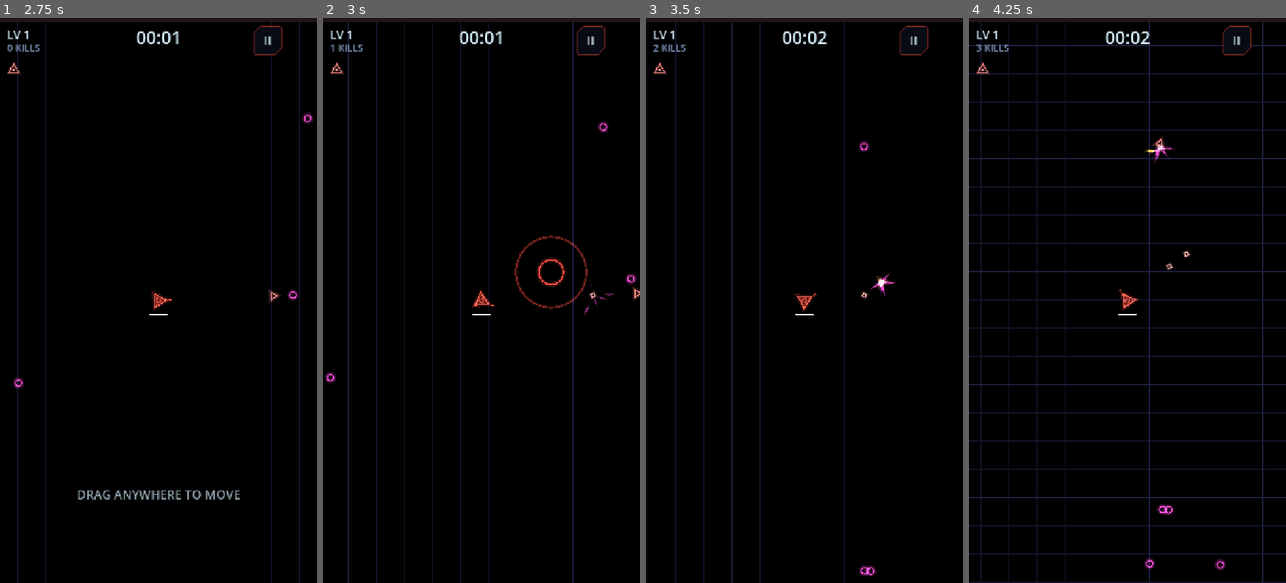
Above: before the commit, frames 1-4 (left to right).
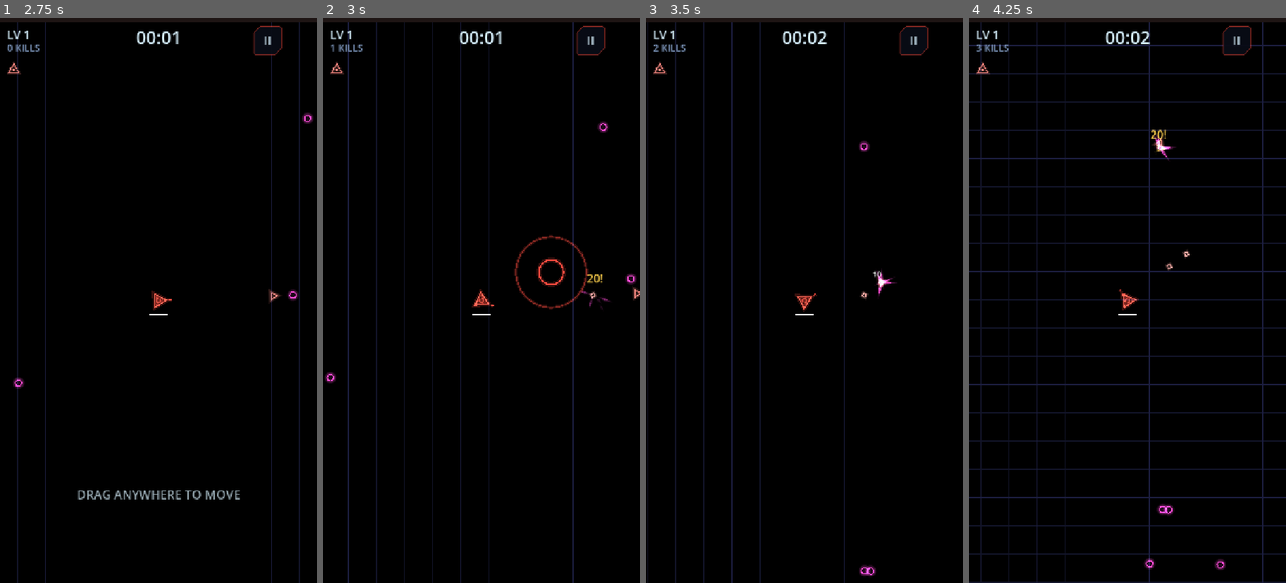
Above: after the commit, the same moments.

Repository: ganbay/geom-survivors
Game: Godot game, scene res://scenes/main.tscn
Same seed, same stepped clock (60 frames per second), same inputs: the game is played once before the commit and once after it.
Inputs (mouse positions are in pixels of both pictures, inside the frame that each line leads up to):
- Up to frame 1 (2.75 s): click "PLAY" at 0.5 s; click "II" at 1.25 s; click "RESUME" at 2 s
- Up to frame 2 (3 s): move the mouse to (551, 272) at 2.77 s; hold Right (ui_right) from 2.78 s (still down); click (551, 272) at 2.92 s
- Up to frame 3 (3.5 s): keep holding Right (ui_right)
- Up to frame 4 (4.25 s): release Right (ui_right) at 3.5 s; drag from (1064, 328) to (1111, 413) at 3.52 s

Frame 1 is identical in both runs. In frame 2, 0.1% of the frame differs, in the area x 80-92%, y 45-53%; in frame 3, 0.1%; in frame 4, 0.2%, in the area x 54-66%, y 19-26%.

Commit message:
Damage numbers, staggered Detonation, exact Tide sweep, base buffs
- Floating damage numbers per hit (gold and larger for crits), with a
  settings toggle.
- Detonation sparks go off 0.12s apart, each aimed when it fires.
- Tide resolves hits before every turn and plays every pass in a long
  frame, so a fast ring cannot skip enemies.
- Pulse Ring base damage 10; Rods base length 117px.
- Test bot quits when the game scene fails to load.

Diff:
--- a/src/core/build.gd
+++ b/src/core/build.gd
@@ -192,7 +192,7 @@
 	var en := game.enemies
 	if was_crit and sum.has("crit_arc"):
 		game.queue_arc(en.px[j], en.py[j], en.uid[j], amount * stat("crit_arc"))
-	en.hit(j, amount, push_x, push_y, source)
+	en.hit(j, amount, push_x, push_y, source, was_crit)
 	return was_crit
 
 
--- a/src/core/enemies.gd
+++ b/src/core/enemies.gd
@@ -646,7 +646,7 @@
 # ------------------------------------------------------------------ damage
 
 ## Returns damage actually dealt.
-func hit(i: int, amount: float, push_x: float, push_y: float, source: String) -> float:
+func hit(i: int, amount: float, push_x: float, push_y: float, source: String, crit := false) -> float:
 	if dead[i]:
 		return 0.0
 	var t := typ[i]
@@ -657,6 +657,7 @@
 		a = minf(a, t_cap[t])
 	hp[i] -= a
 	flash[i] = 0.09
+	game.fx.number(px[i], py[i] - t_radius[t] - 6.0, a, crit)
 	var m := t_mass[t]
 	kx[i] += push_x / m
 	ky[i] += push_y / m
--- a/src/core/fx.gd
+++ b/src/core/fx.gd
@@ -1,8 +1,11 @@
 class_name Fx
 extends Node2D
-## Particles (batched streaks), expanding rings, beams/arcs and screen shake.
+## Particles (batched streaks), expanding rings, beams/arcs, damage numbers and screen shake.
 
 const MAX_PARTICLES := 500
+const MAX_NUMBERS := 70
+const NUMBER_LIFE := 0.6
+const NUMBER_RISE := 46.0  # px per second
 
 var game: Game
 var batch: ShapeBatch
@@ -20,6 +23,11 @@
 # lines: [PackedVector2Array, color, life, max_life, width]
 var lines: Array = []
 
+# damage numbers: [x, y, text, crit, life]
+var numbers: Array = []
+var show_numbers := true
+var font: Font
+
 var shake_amount := 0.0
 var shake_offset := Vector2.ZERO
 var particle_budget := 1.0  # lowered on slow devices
@@ -28,6 +36,8 @@
 func setup(g: Game) -> void:
 	game = g
 	material = Shapes.get_add_material()
+	show_numbers = Save.get_setting("damage_numbers", true)
+	font = UI.theme().default_font if UI.theme().default_font else ThemeDB.fallback_font
 	batch = ShapeBatch.new().setup(Shapes.streak_mesh(), 256)
 	add_child(batch)
 	for arr in ["x", "y", "vx", "vy", "life", "max_life"]:
@@ -66,6 +76,19 @@
 	for k in 2:
 		var a := randf() * TAU
 		particle(px, py, cos(a) * 300.0, sin(a) * 300.0, 0.15, Balance.C_GOLD)
+
+
+## Floating damage number over a hit. Crits are bigger and gold. When the screen is full of numbers,
+## normal hits are dropped and a crit takes the oldest number's place.
+func number(px: float, py: float, amount: float, crit: bool) -> void:
+	if not show_numbers:
+		return
+	if numbers.size() >= MAX_NUMBERS:
+		if not crit:
+			return
+		numbers.pop_front()
+	var text := str(maxi(1, roundi(amount)))
+	numbers.append([px + randf_range(-10.0, 10.0), py + randf_range(-6.0, 6.0), text + "!" if crit else text, crit, NUMBER_LIFE])
 
 
 func ring(px: float, py: float, radius: float, c: Color, l: float, width := 3.0) -> void:
@@ -115,6 +138,12 @@
 		lines[k][2] -= delta
 		if lines[k][2] <= 0.0:
 			lines.remove_at(k)
+	for k in range(numbers.size() - 1, -1, -1):
+		var num: Array = numbers[k]
+		num[4] -= delta
+		num[1] -= NUMBER_RISE * delta
+		if num[4] <= 0.0:
+			numbers.remove_at(k)
 	if shake_amount > 0.1:
 		shake_offset = Vector2(randf_range(-1, 1), randf_range(-1, 1)) * shake_amount
 		shake_amount *= exp(-12.0 * delta)
@@ -144,3 +173,9 @@
 		var f: float = l[2] / l[3]
 		var c: Color = l[1]
 		Shapes.draw_neon_polyline(self, l[0], Color(c, f), l[4] * (0.4 + f * 0.6))
+	for num in numbers:
+		var crit: bool = num[3]
+		var size := 26 if crit else 17
+		var c := Balance.C_GOLD if crit else Color.WHITE
+		c.a = clampf(num[4] / (NUMBER_LIFE * 0.5), 0.0, 1.0)
+		draw_string(font, Vector2(num[0] - 60.0, num[1]), num[2], HORIZONTAL_ALIGNMENT_CENTER, 120.0, size, c)
--- a/src/data/balance.gd
+++ b/src/data/balance.gd
@@ -149,7 +149,7 @@
 	"pulse_ring": {
 		"name": "Pulse Ring",
 		"desc": "Emits an expanding ring that damages everything it crosses.",
-		"base": {"damage": 8.0, "cooldown": 2.2, "count": 1, "speed": 1.0},
+		"base": {"damage": 10.0, "cooldown": 2.2, "count": 1, "speed": 1.0},
 		"levels": [
 			{"wd": 5},
 			{"area": 0.20},
@@ -196,6 +196,7 @@
 const DETONATE_RADIUS := 60.0     # Detonation: blast radius with no jumps
 const DETONATE_PER_JUMP := 12.0   # ... and what each jump adds
 const DETONATE_K := 1.2
+const DETONATE_GAP := 0.12        # seconds between one volley's sparks, so stacked blasts read as separate hits
 const REPULSOR_EVERY := 3
 const REPULSOR_KNOCKBACK := 240.0
 
--- a/src/ui/menu.gd
+++ b/src/ui/menu.gd
@@ -269,6 +269,7 @@
 	_setting_toggle(m.body, "Vibration", "vibration", true)
 	_setting_toggle(m.body, "Screen shake", "shake", true)
 	_setting_toggle(m.body, "Low graphics (faster)", "low_quality", false)
+	_setting_toggle(m.body, "Damage numbers", "damage_numbers", true)
 	_setting_toggle(m.body, "Show FPS", "show_fps", false)
 	var done := UI.button("DONE", m.close, 64, true)
 	done.add_theme_font_size_override("font_size", 24)
--- a/src/weapons/chain_arc.gd
+++ b/src/weapons/chain_arc.gd
@@ -9,6 +9,32 @@
 const TARGET_RANGE := 420.0
 const JUMP_RANGE := 150.0
 
+# Detonation: sparks still to go off, as [delay, rank among the nearest enemies, k]
+var pending: Array = []
+
+
+func update(delta: float) -> void:
+	super.update(delta)
+	for i in range(pending.size() - 1, -1, -1):
+		var d: Array = pending[i]
+		d[0] -= delta
+		if d[0] <= 0.0:
+			pending.remove_at(i)
+			# aimed when it goes off, so a spark never wastes itself on an enemy that already died
+			var en := game.enemies
+			var near := en.nearest_to_player(int(d[1]) + 1, TARGET_RANGE * s.area)
+			if not near.is_empty():
+				var j := _ranked(near, int(d[1]))
+				_detonate(game.player.tip_near(Vector2(en.px[j], en.py[j])), j, d[2])
+				Sfx.play("boom")
+
+
+## The enemy at `rank` when `near` is ordered by distance to the player (the last one if there are fewer).
+func _ranked(near: PackedInt32Array, rank: int) -> int:
+	var order := Array(near)
+	order.sort_custom(func(a, b): return game.enemies.pd2[a] < game.enemies.pd2[b])
+	return order[mini(rank, order.size() - 1)]
+
 
 func fire() -> void:
 	var count := int(s.count)
@@ -17,14 +43,15 @@
 	if starts.is_empty():
 		timer = 0.2  # retry soon instead of wasting the cooldown
 		return
+	if evo == "detonate":
+		# each spark goes off a moment after the last one, at the next-nearest enemy
+		for i in count:
+			pending.append([i * Balance.DETONATE_GAP, i % starts.size(), k()])
+		return
 	for i in count:
 		var j := starts[i % starts.size()]
-		var from := game.player.tip_near(Vector2(en.px[j], en.py[j]))
-		if evo == "detonate":
-			_detonate(from, j)
-		else:
-			_spark(from, j, int(s.bounces), k())
-	Sfx.play("boom" if evo == "detonate" else "zap")
+		_spark(game.player.tip_near(Vector2(en.px[j], en.py[j])), j, int(s.bounces), k())
+	Sfx.play("zap")
 
 
 func _spark(from: Vector2, first: int, hops: int, hit_k: float) -> void:
@@ -48,7 +75,7 @@
 
 
 ## Detonation: no jumps. The spark blows up on its target; every jump the weapon has widens the blast.
-func _detonate(from: Vector2, target: int) -> void:
+func _detonate(from: Vector2, target: int, hit_k: float) -> void:
 	var en := game.enemies
 	var pos := Vector2(en.px[target], en.py[target])
 	var r: float = (Balance.DETONATE_RADIUS + Balance.DETONATE_PER_JUMP * int(s.bounces)) * s.area
@@ -56,7 +83,7 @@
 	var hits := en.qbuf.slice(0, c)
 	for j in hits:
 		var push: Vector2 = (Vector2(en.px[j], en.py[j]) - pos).normalized() * s.knockback
-		strike(j, k(Balance.DETONATE_K), push.x, push.y)
+		strike(j, hit_k * Balance.DETONATE_K, push.x, push.y)
 	game.fx.line(_jagged(PackedVector2Array([from, pos])), Balance.C_WEAPON, 0.16, 2.5)
 	game.fx.ring(pos.x, pos.y, r, Balance.C_WEAPON, 0.3, 4.0)
 
@@ -81,3 +108,7 @@
 			out.append(a.lerp(b, f) + nrm * randf_range(-10.0, 10.0))
 	out.append(pts[pts.size() - 1])
 	return out
+
+
+func clear() -> void:
+	pending.clear()
--- a/src/weapons/orbitals.gd
+++ b/src/weapons/orbitals.gd
@@ -4,7 +4,7 @@
 ## Level-10 forms: saturn = Saturn (outer rods spinning the other way) · aegis = Aegis (short rods that eat
 ##                 enemy bullets) · horizon = Event Horizon (rods drag enemies in).
 
-const LENGTH := 90.0
+const LENGTH := 117.0
 const HALF_WIDTH := 7.0
 
 var angle := 0.0
--- a/src/weapons/pulse_ring.gd
+++ b/src/weapons/pulse_ring.gd
@@ -5,6 +5,7 @@
 
 const RADIUS := 170.0
 const GROW_TIME := 0.42  # seconds for a ring to reach full size at speed 1
+const TIDE_MIN_PASS := 0.12  # Tide: fastest one sweep (out or in) can get
 
 # each ring: [radius, max_radius, hit_uids(Dictionary), delay, k, repulse]
 var rings: Array = []
@@ -60,22 +61,32 @@
 ## Tide: the ring sweeps out to full size and back in, forever. One pass takes half a cooldown at ring
 ## speed 1, shortened again by how far the cooldown has been cut, so cooldown reduction counts twice.
 func _tide(delta: float) -> void:
+	var max_r: float = RADIUS * s.area
+	var cut: float = cooldown() / data.base.cooldown
+	var pass_time: float = maxf(cooldown() * 0.5 * cut / s.speed, TIDE_MIN_PASS)
+	# Travel the whole frame's distance, hitting before every turn: however fast the ring gets, each pass
+	# still reaches every enemy, and a frame long enough to hold several passes plays all of them.
+	var travel := max_r / pass_time * delta
+	while travel > 0.0:
+		var left := max_r - tide_r if tide_out else tide_r
+		var step := minf(travel, left)
+		tide_r += step if tide_out else -step
+		travel -= step
+		_tide_hits(max_r)
+		if step >= left:
+			# turned around: a new pass counts as a new attack and can hit everyone again
+			tide_out = not tide_out
+			tide_hit.clear()
+			attacks += 1
+			tide_k = 2.0 if game.build.overcharge > 0 and attacks % game.build.overcharge == 0 else 1.0
+			if tide_out:
+				Sfx.play("pulse")
+
+
+## Hits everything the ring has reached on this pass and hasn't hit yet.
+func _tide_hits(max_r: float) -> void:
 	var en := game.enemies
 	var p := game.player.position
-	var max_r: float = RADIUS * s.area
-	var cut: float = cooldown() / data.base.cooldown
-	var pass_time: float = maxf(cooldown() * 0.5 * cut / s.speed, 0.12)
-	var step := max_r / pass_time * delta
-	tide_r += step if tide_out else -step
-	if tide_r >= max_r or tide_r <= 0.0:
-		# turned around: a new pass counts as a new attack and can hit everyone again
-		tide_r = clampf(tide_r, 0.0, max_r)
-		tide_out = not tide_out
-		tide_hit.clear()
-		attacks += 1
-		tide_k = 2.0 if game.build.overcharge > 0 and attacks % game.build.overcharge == 0 else 1.0
-		if tide_out:
-			Sfx.play("pulse")
 	var c := en.query(p.x, p.y, max_r)
 	for q in c:
 		var j := en.qbuf[q]
--- a/tests/autoplay.gd
+++ b/tests/autoplay.gd
@@ -87,7 +87,13 @@
 	for v in args.shots.split(",", false):
 		shots.append(float(v))
 	Save.run_config = {"character": args.char, "depth": int(args.depth)}
-	game = load("res://scenes/game.tscn").instantiate()
+	game = load("res://scenes/game.tscn").instantiate() as Game
+	if game == null:
+		# a script error broke the game scene: stop now instead of logging an error every frame forever
+		push_error("autoplay: the game scene failed to load")
+		set_process(false)
+		get_tree().quit(1)
+		return
 	game.god_mode = args.god == "1"
 	add_child(game)
 	start_ms = Time.get_ticks_msec()
Not shown, changed: NOTES.md
